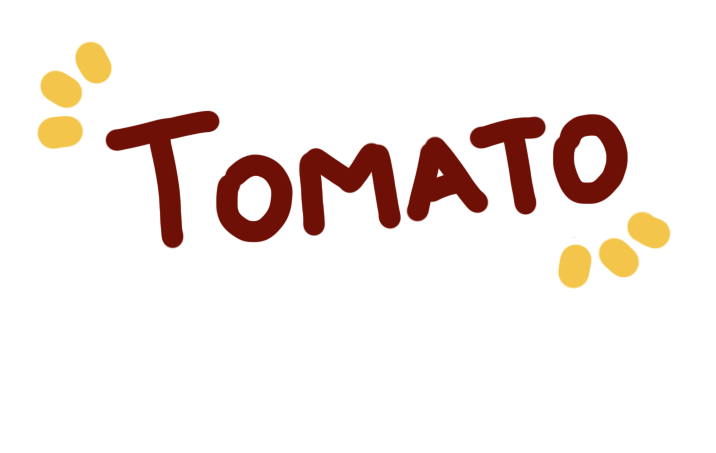
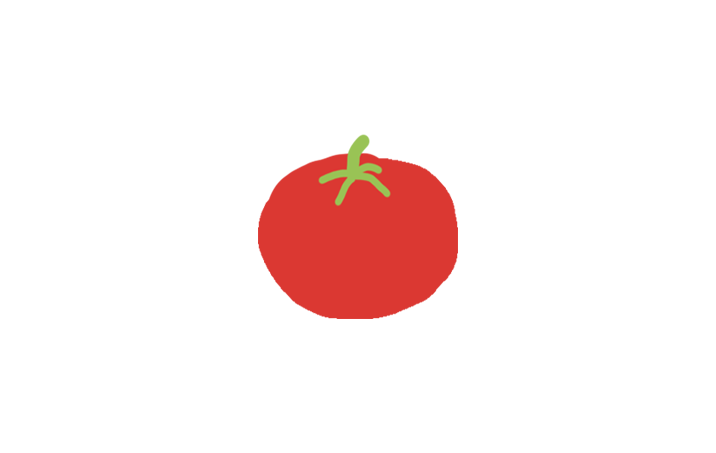
Layered file, before and after one edit (w=716, h=453). Changes by layer:
added layer "Layer 23" above "Layer 22" over box(258, 134, 458, 319)
hid "Layer 22" over box(105, 110, 629, 250)
hid "Layer 19" over box(557, 211, 671, 289)
hid "Layer 10" over box(37, 41, 113, 151)
